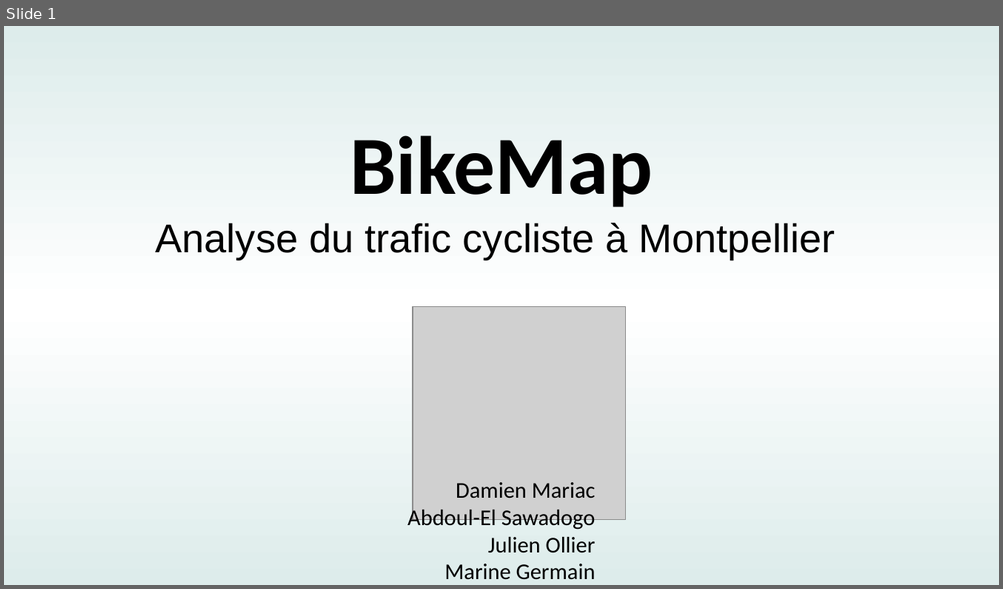
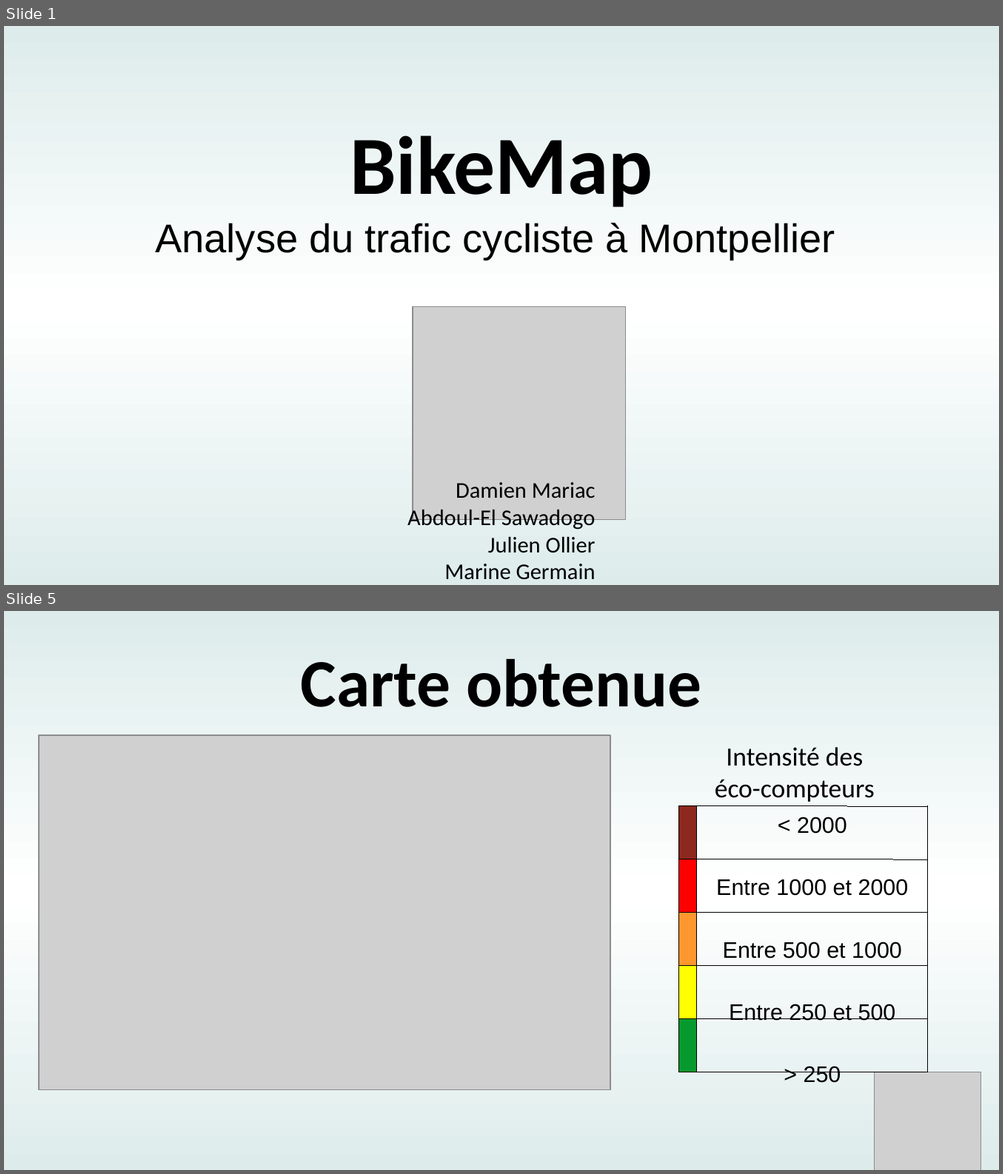
Before and after one commit to DamienMariac/HAX712X, a slide deck: slides/Présentation_bikemap.odp. Shown one above the other, each under a label of ours: slide 1 before the commit, slides 1 and 5 after it; the slides between them are not shown. The pictures are 1003x589 and 1003x1174 pixels, drawn with LibreOffice and Linux fonts; fonts in the diff are those of the drawing; grey boxes stand for pictures. Boxes give left, top, right and bottom in pixels: in the first picture for what was removed or moved away, otherwise in the second. Text is boxed around its words. In the diff, an @@ line names an element or a change of style, - is before the commit and + after.

```diff
--- a/slides/Présentation_bikemap.odp
+++ b/slides/Présentation_bikemap.odp
@@ slide 5 added at (4, 611, 999, 1170), background gradient #DDECEB to #FFFFFF @@
@@ title added at (301, 659, 701, 707), 54 pt, text #000000, bold @@
+Carte obtenue
@@ picture added at (38, 735, 609, 1091) @@
@@ text added at (714, 747, 874, 802), 21 pt, text #000000 @@
+Intensité des
+éco-compteurs
@@ rectangle added at (679, 807, 697, 860), fill #8D281E, outline #8D281E 0 pt @@
@@ line added from (679, 807) to (679, 1073), #000000 0 pt @@
@@ line added from (679, 807) to (928, 807), #000000 0 pt @@
@@ line added from (697, 807) to (697, 1073), #000000 0 pt @@
@@ line added from (928, 1073) to (928, 807), #000000 0 pt @@
@@ line added from (928, 807) to (928, 1073), #000000 0 pt @@
@@ text added at (716, 817, 908, 1083), 18 pt, text #000000 @@
+< 2000
+Entre 1000 et 2000
+Entre 500 et 1000
+Entre 250 et 500
+> 250
@@ rectangle added at (679, 860, 697, 914), fill #FF0000, outline #FF0000 0 pt @@
@@ line added from (679, 860) to (928, 860), #000000 0 pt @@
@@ rectangle added at (679, 914, 697, 967), fill #FF972F, outline #FF972F 0 pt @@
@@ line added from (679, 914) to (928, 914), #000000 0 pt @@
@@ rectangle added at (679, 967, 697, 1019), fill #FFFF00, outline #FFFF00 0 pt @@
@@ line added from (679, 967) to (928, 967), #000000 0 pt @@
@@ rectangle added at (679, 1019, 697, 1073), fill #069A2E, outline #069A2E 0 pt @@
@@ line added from (679, 1019) to (928, 1019), #000000 0 pt @@
@@ line added from (679, 1073) to (928, 1073), #000000 0 pt @@
@@ picture added at (875, 1073, 982, 1170) @@
```
Also in this commit, not shown: 8 slides changed, 2 other slides added, 3 slides removed.
